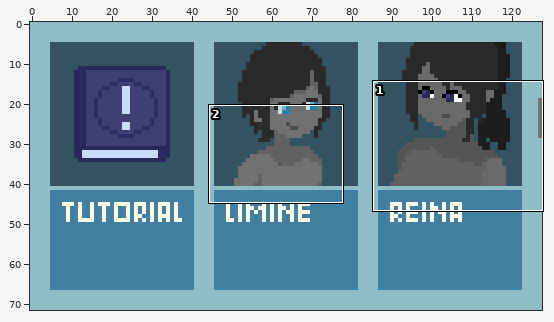
Two versions of one pixel-art file, asset/ui/something text.aseprite. Above, an overview of the earlier version with the close-up marked.
Close-up. First the earlier version:
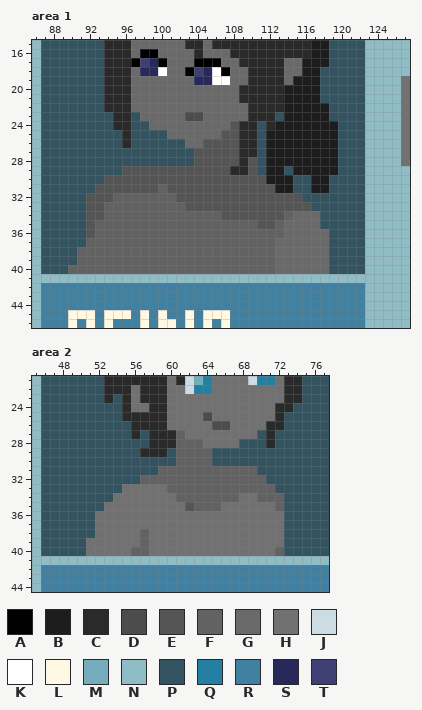
128x72 pixels, 1 frame. Colours within 5 levels of each other are drawn and written as one. Shown: area 1: x 86..127, y 15..46; area 2: x 45..77, y 21..44.
Visible layers, top first: "Layer 3", "Layer 2", "Layer 1".
Palette (. is transparent): A #000000  B #1d1d1d  C #2a2a2a  D #4c4c4c  E #555555  F #626262  G #6a6a6a  H #717171  J #cbdce2  K #ffffff  L #fff9e4  M #74adbb  N #90bcc6  P #32535f  Q #2480a2  R #4180a0  S #29285b  T #3f3f74
Pixels before, area 1, first column x 86:
15 NPPPPPPPCCCGGGGGGCCGCCCCCCCCCCCBBPPPPNNNNN
16 NPPPPPPPCCCGAAGGGGCGGGCCCCCCCCCBBPPPPNNNNN
17 NPPPPPPPCCCATSAGGGAAAGGCCCCCGGBBBPPPPNNNNN
18 NPPPPPPPCCCGSSKGGATSKAGGCCCCGGBBPPPPPNNNNN
19 NPPPPPPPCCCGGGGGGGSSKKGGCCCCGBBBPPPPPNNNNH
20 NPPPPPPPCCCGGGGGGGGGGGGCCCCCBBBBPPPPPNNNNH
21 NPPPPPPPCCCGGGGGGGGGGGGCCCCCBBBBPPPPPNNNNH
22 NPPPPPPPCCCGGGGGGGGGGGGGCCCCBBBBBPPPPNNNNH
23 NPPPPPPPPCCPGGGGGDDGGGGGCCCPBBBBBPPPPNNNNH
24 NPPPPPPPPCCPPGGGGGGGGGECCPCBBBBBBBPPPNNNNH
25 NPPPPPPPPPCPPPPGGGGGGEECCPBBBBBBBBPPPNNNNH
26 NPPPPPPPPPCPPPPPPGGEEEECCPBBBBBBBBPPPNNNNH
27 NPPPPPPPPPPPPPPPPPEEEEECCPBBBBBBBBPPPNNNNH
28 NPPPPPPPPPPPPPPPPPEEEEECEPBBBBBBBBPPPNNNNH
29 NPPPPPPPPPEEEEEEEEEEEECCEPBBPBBBBBPPPNNNNN
30 NPPPPPPPEEEEEEEEEEEEEEEEEEBBBPPBBPPPPNNNNN
31 NPPPPPPEEEEEEEFEEEEEEEEEEEEBBPPBBPPPPNNNNN
32 NPPPPPEEEFFFFFFFEEEEEEEEEEEEEEPPPPPPPNNNNN
33 NPPPPPEEFFFFFFFFFEEEEEEEEEEEEEEPPPPPPNNNNN
34 NPPPPPEEFFFFFFFFFFFFFEEEEEEEFGGGPPPPPNNNNN
35 NPPPPPEFFFFFFFFFFFFFFFFFFEEFGGGGPPPPPNNNNN
36 NPPPPPEFFFFFFFFFFFFFFFFFFFFFGGGGGPPPPNNNNN
37 NPPPPPFFFFFFFFFFFFFFFFFFFFFGGGGGGPPPPNNNNN
38 NPPPPFFFFFFFFFFFFFFFFFFFFFFGGGGGGPPPPNNNNN
39 NPPPPFFFFFFFFFFFFFFFFFFFFFFGGGGGGPPPPNNNNN
40 NPPPFFFFFFFFFFFFFFFFFFFFFFFGGGGGGPPPPNNNNN
41 NNNNNNNNNNNNNNNNNNNNNNNNNNNNNNNNNNNNNNNNNN
42 NRRRRRRRRRRRRRRRRRRRRRRRRRRRRRRRRRRRRNNNNN
43 NRRRRRRRRRRRRRRRRRRRRRRRRRRRRRRRRRRRRNNNNN
44 NRRRRRRRRRRRRRRRRRRRRRRRRRRRRRRRRRRRRNNNNN
45 NRRRLLLRLLLRLRLRRLRLLLRRRRRRRRRRRRRRRNNNNN
46 NRRRLRLRLRRRLRLLRLRLRLRRRRRRRRRRRRRRRNNNNN
Pixels before, area 2, first column x 45:
21 NPPPPPPPCCCCCCCHCJMQHHHHJQQHCCPPP
22 NPPPPPPPCCCHCCCHHJQQHHHHHHHHCCPPP
23 NPPPPPPPCPCHCCCHHHHHHHHHHHHHCCPPP
24 NPPPPPPPPPCHHCCHHHHHHHHHHHHCCPPPP
25 NPPPPPPPPPCCCCCHHHHDHHHHHHHCPPPPP
26 NPPPPPPPPPPCCCCHHHHHDDHHHHCCPPPPP
27 NPPPPPPPPPPCPCCCFHHHHHHHHPCPPPPPP
28 NPPPPPPPPPPPPCCCFFFHHHHPPPCPPPPPP
29 NPPPPPPPPPPPCCCPFFFFPPPPPPPPPPPPP
30 NPPPPPPPPPPPPPPPFFFFPPPPPPPPPPPPP
31 NPPPPPPPPPPPPPFFFFFFFFFFFPPPPPPPP
32 NPPPPPPPPPPPFFFFFFFFFFFFFFPPPPPPP
33 NPPPPPPPPPHHHHHFFFFFFFFFFFFPPPPPP
34 NPPPPPPPPHHHHHHHFFFFFFFHHFFFPPPPP
35 NPPPPPPPHHHHHHHHHEFFFHHHHHHFPPPPP
36 NPPPPPPHHHHHHHHHHHHHHHHHHHHHPPPPP
37 NPPPPPPHHHHHHHHHHHHHHHHHHHHHPPPPP
38 NPPPPPPHHHHHFHHHHHHHHHHHHHHHPPPPP
39 NPPPPPHHHHHHFHHHHHHHHHHHHHHHPPPPP
40 NPPPPPHHHHHFFHHHHHHHHHHHHHHFPPPPP
41 NNNNNNNNNNNNNNNNNNNNNNNNNNNNNNNNN
42 NRRRRRRRRRRRRRRRRRRRRRRRRRRRRRRRR
43 NRRRRRRRRRRRRRRRRRRRRRRRRRRRRRRRR
44 NRRRRRRRRRRRRRRRRRRRRRRRRRRRRRRRR
Now the later version:
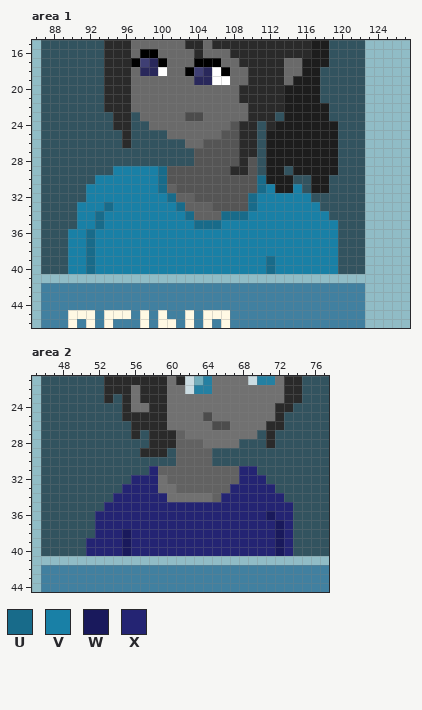
Colours new in this view: U #186b8a  V #1980a6  W #19195c  X #242473
What changed:
layer "Layer 4" added
Area 1, layers "Layer 4", "Layer 3":
The author changed colour E to colour F in row 31 at x 101; in row 32 at x 102 to 103; in row 33 at x 103 to 105.
The author changed colour H to colour N in rows 19 to 28 at x 127.
The author changed colour E to colour U in row 29 at x 100; in row 30 at x 100 and 111; in row 31 at x 111; in rows 32 to 33 at x 110; in row 34 at x 93 and 107 to 109; in row 36 at x 92.
The author changed colour F to colour U in row 31 at x 100; in row 32 at x 101; in row 33 at x 94 and 102; in row 34 at x 103; in row 35 at x 93 and 104 to 106; in rows 37 to 38 at x 92.
The author changed colour F to colour U in rows 39 to 40 at x 92 and 112.
The author changed colour E to colour V in row 29 at x 96 to 99; in row 30 at x 94 to 99; in row 31 at x 93 to 99 and 112; in row 32 at x 92 to 94 and 111 to 115; in row 33 at x 92 to 93 and 111 to 116; in row 34 at x 92 and 110 to 113.
The author changed colour E to colour V in row 35 at x 92 and 111 to 112.
The author changed colour F to colour V in row 32 at x 95 to 100; in row 33 at x 95 to 101; in row 34 at x 94 to 102 and 114; in row 35 at x 94 to 103, 107 to 110 and 113; in row 36 at x 93 to 113; in row 37 at x 93 to 112.
The author changed colour F to colour V in row 38 at x 91 and 93 to 112; in row 39 at x 91 and 93 to 111; in row 40 at x 90 to 91 and 93 to 111.
The author changed colour G to colour V in row 34 at x 115 to 117; in row 35 at x 114 to 117; in row 36 at x 114 to 118; in rows 37 to 40 at x 113 to 118.
The author changed colour P to colour V in row 29 at x 95; in row 30 at x 93; in row 31 at x 92 and 115; in row 32 at x 116; in row 33 at x 91 and 117; in row 34 at x 91 and 118.
The author changed colour P to colour V in row 35 at x 91 and 118 to 119; in rows 36 to 37 at x 90 to 91 and 119; in rows 38 to 39 at x 90 and 119; in row 40 at x 119.
Area 2, layer "Layer 4":
The author changed colour F to colour H in row 32 at x 59; in row 33 at x 60; in row 34 at x 61 to 64.
The author changed colour F to colour W in row 40 at x 72.
The author changed colour H to colour W in row 36 at x 71; in row 37 at x 72; in rows 38 to 39 at x 55 and 72; in row 40 at x 55.
The author changed colour E to colour X in row 35 at x 62.
The author changed colour F to colour X in row 31 at x 68 to 69; in row 32 at x 57 to 58 and 68 to 70; in row 33 at x 67 to 71; in row 34 at x 66 to 67 and 70 to 72; in row 35 at x 63 to 65 and 72; in rows 38 to 39 at x 57.
The author changed colour F to colour X in row 40 at x 56 to 57.
The author changed colour H to colour X in row 33 at x 55 to 58; in row 34 at x 54 to 59 and 68 to 69; in row 35 at x 53 to 61 and 66 to 71; in row 36 at x 52 to 70 and 72; in row 37 at x 52 to 71; in row 38 at x 52 to 54, 56 and 58 to 71.
The author changed colour H to colour X in row 39 at x 51 to 54, 56 and 58 to 71; in row 40 at x 51 to 54 and 58 to 71.
The author changed colour P to colour X in row 31 at x 58; in row 32 at x 56; in rows 35 to 40 at x 73.
Pixel boxes of the changes (left, top, right, bottom) in both close-ups:
changed: (401, 76, 410, 166)
changed: (68, 166, 338, 274)
changed: (86, 466, 293, 556)
